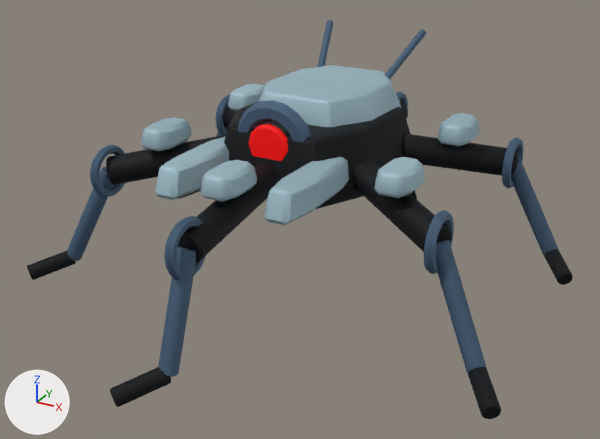
An edit to the FBX model Assets/_Game/Content/VisualSlice/Models/Scout_V1.fbx, drawn before and after from the same camera.
Rendered twice from a 50 mm camera at (1.33, -2.53, 1.45) aimed at (0.02, -0.14, 0.25). The axes (+X, +Y, +Z) are drawn at lower left. The lights are the same throughout. The first picture is the older version. Objects named as collision shapes, trigger or cutter boxes, shadow casters or lower levels of detail are left out.

Objects in the first picture: 'Scout_V1_LOD0'.
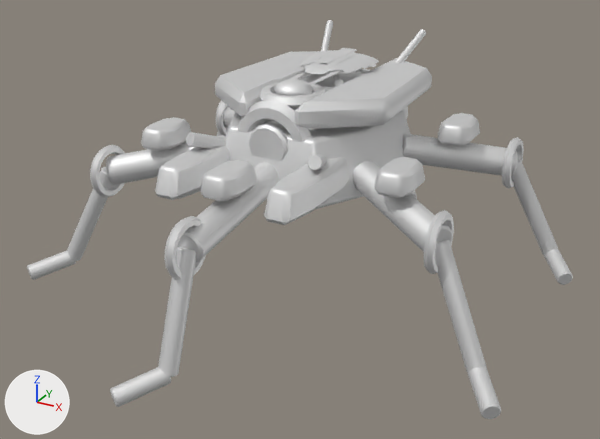
Diff of the bpy script that builds the scene:
```diff
--- a/Assets/_Game/Content/VisualSlice/Models/Scout_V1.fbx.py
+++ b/Assets/_Game/Content/VisualSlice/Models/Scout_V1.fbx.py
@@ mat_vr3_wornindustrialatlas @@
+mat_vr3_wornindustrialatlas = principled_material('VR3_WornIndustrialAtlas')
+mat_vr3_wornindustrialatlas.base_color = (0.8, 0.8, 0.8)  # white #e7e7e7
+mat_vr3_wornindustrialatlas.metallic = 0.68
+mat_vr3_wornindustrialatlas.roughness = 0.59
@@ me_cylinder @@
 # used by ob_scout_v1_lod0; location = (0.0, 0.0, 0.0)
-me_cylinder.from_pydata(...)  # 2268 vertices, 4412 faces; spans x -0.9..0.9, y -1.06..0.94, z 0.0..0.84
+me_cylinder.from_pydata(...)  # 4149 vertices, 7000 faces; spans x -0.9..0.9, y -1.06..0.94, z 0.0..0.84
+# me_cylinder part 1: 1881 vertices added at x -0.34..0.34, y -0.44..0.47, z 0.48..0.79
+# me_cylinder part 2: 4412 faces spanning x -0.9..0.9, y -1.06..0.94, z 0.0..0.84 switch from mat_slice_industrialatlas to mat_vr3_wornindustrialatlas (white #e7e7e7)
```

Changed parts and their boxes (x1, y1, x2, y2) in the pictures (600 x 439 px):
part 1 of me_cylinder, added: after (186, 48, 432, 170)
part 2 of me_cylinder, recoloured (lighter): (27, 20, 573, 419) in both
